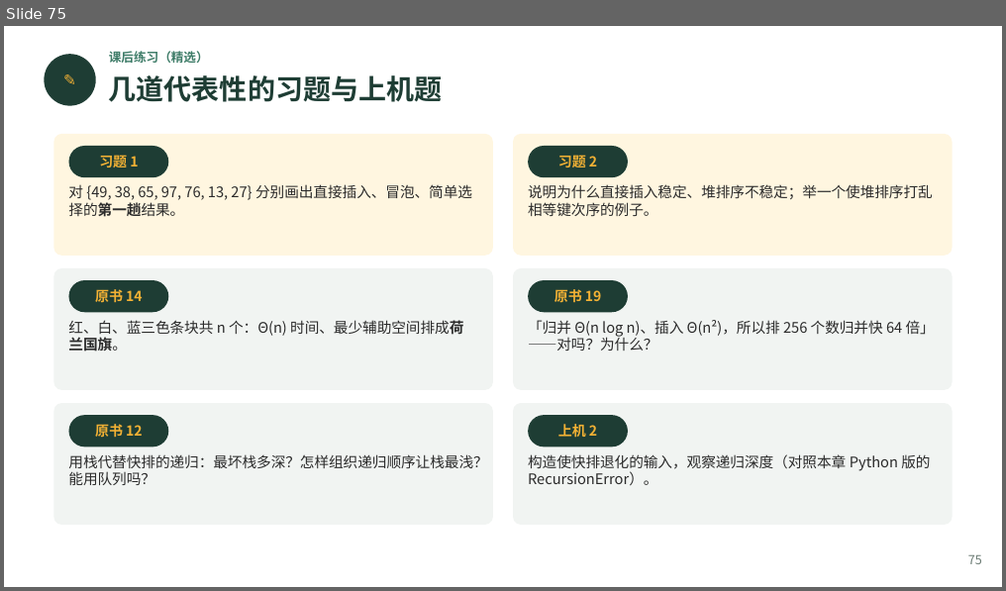
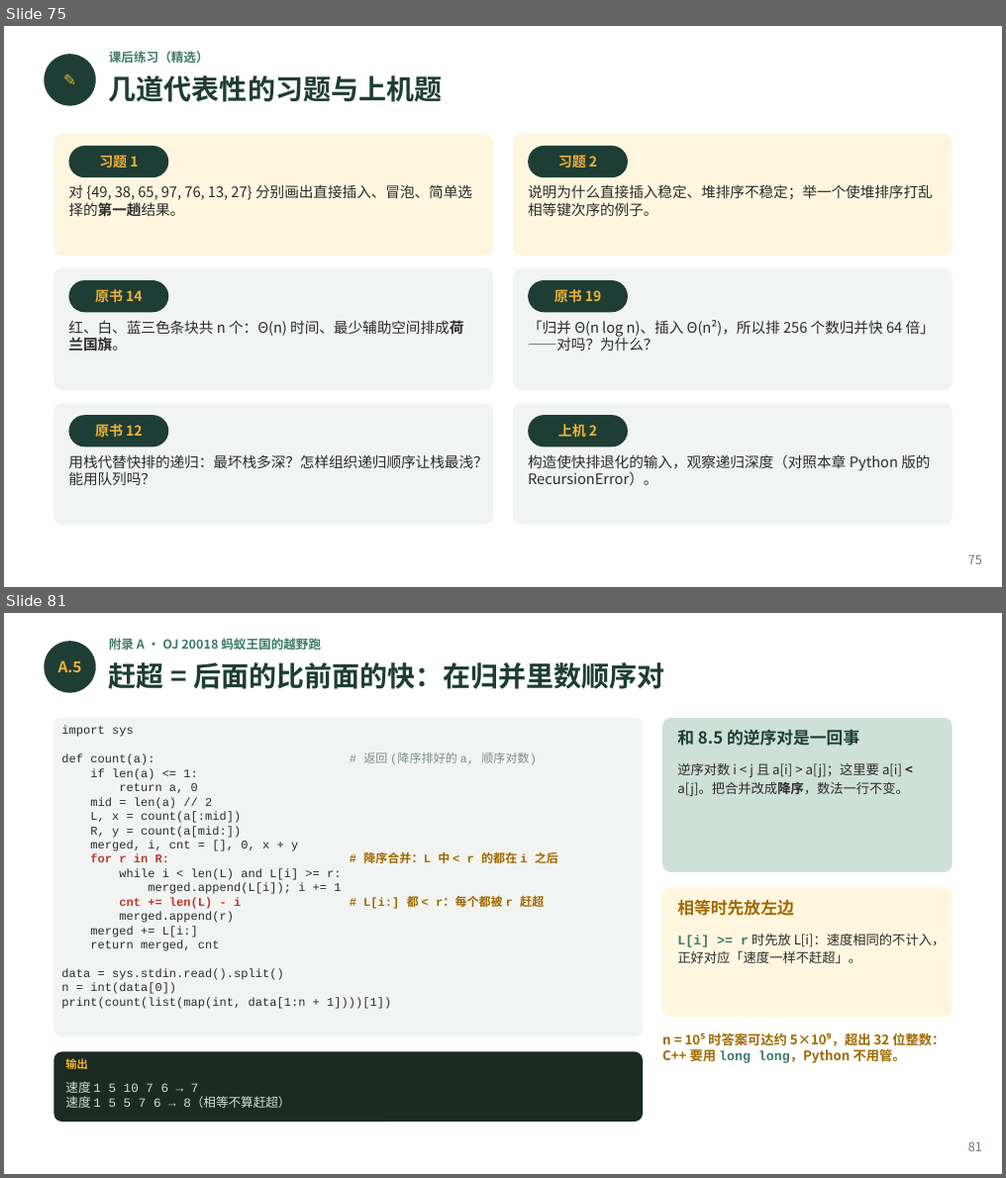
Before and after one commit to GMyhf/2026fall-cs201, a slide deck: courseware/202609_DSA_08_Sorting.pptx. Shown one above the other, each under a label of ours: slide 75 before the commit, slides 75 and 81 after it; the slides between them are not shown. The pictures are 1006x591 and 1006x1178 pixels, drawn with LibreOffice and Linux fonts; fonts in the diff are those of the drawing. Boxes give left, top, right and bottom in pixels: in the first picture for what was removed or moved away, otherwise in the second. Text is boxed around its words. In the diff, an @@ line names an element or a change of style, - is before the commit and + after.

```diff
--- a/courseware/202609_DSA_08_Sorting.pptx
+++ b/courseware/202609_DSA_08_Sorting.pptx
@@ slide 81 added at (4,613,1002,1174), background #FFFFFF @@
@@ ellipse added at (44,641,96,693), fill #1E3D34 @@
@@ text added at (109,638,321,650), 9 pt, text #3E7C68, bold @@
+附录 A · OJ 20018 蚂蚁王国的越野跑
@@ text added at (58,661,82,672), 11 pt, text #F2B134, bold @@
+A.5
@@ text added at (109,663,665,689), 20 pt, text #1E3D34, bold @@
+赶超 = 后面的比前面的快：在归并里数顺序对
@@ rounded rectangle added at (54,718,643,1037), fill #F1F4F2 @@
@@ text added at (61,726,558,1009), 8.6 pt, text #2B2B2B @@
+import sys
+def count(a): # 返回 (降序排好的 a, 顺序对数)
+if len(a) <= 1:
+return a, 0
+mid = len(a) // 2
+L, x = count(a[:mid])
+R, y = count(a[mid:])
+merged, i, cnt = [], 0, x + y
+for r in R: # 降序合并：L 中 < r 的都在 i 之后
+while i < len(L) and L[i] >= r:
+merged.append(L[i]); i += 1
+cnt += len(L) - i # L[i:] 都 < r：每个都被 r 赶超
+merged.append(r)
+merged += L[i:]
+return merged, cnt
+data = sys.stdin.read().split()
+n = int(data[0])
+print(count(list(map(int, data[1:n + 1])))[1])
@@ rounded rectangle added at (662,718,952,872), fill #CFE0D8 @@
@@ text added at (677,729,859,746), 12 pt, text #1E3D34, bold @@
+和 8.5 的逆序对是一回事
@@ text added at (677,763,909,796), 9.5 pt, text #2B2B2B @@
+逆序对数 i < j 且 a[i] > a[j]；这里要 a[i] < a[j]。把合并改成降序，数法一行不变。
@@ rounded rectangle added at (662,887,952,1017), fill #FFF6E0 @@
@@ text added at (677,899,794,916), 12 pt, text #A06A00, bold @@
+相等时先放左边
@@ text added at (677,934,945,963), 9.5 pt, text #2B2B2B @@
+L[i] >= r 时先放 L[i]：速度相同的不计入，正好对应「速度一样不赶超」。
@@ rounded rectangle added at (54,1053,643,1122), fill #1B2B24 @@
@@ text added at (65,1058,87,1072), 8 pt, text #F2B134, bold @@
+输出
@@ text added at (662,1033,944,1064), 9.5 pt, text #A06A00, bold @@
+n = 10⁵ 时答案可达约 5×10⁹，超出 32 位整数：C++ 要用 long long，Python 不用管。
@@ text added at (65,1081,290,1108), 9 pt, text #CFE0D8 @@
+速度 1 5 10 7 6 → 7
+速度 1 5 5 7 6 → 8（相等不算赶超）
@@ text added at (968,1142,982,1152), 9 pt, text #6B7B74 @@
+81
```
Also in this commit, not shown: 2 slides changed, 8 other slides added, 2 other files.
